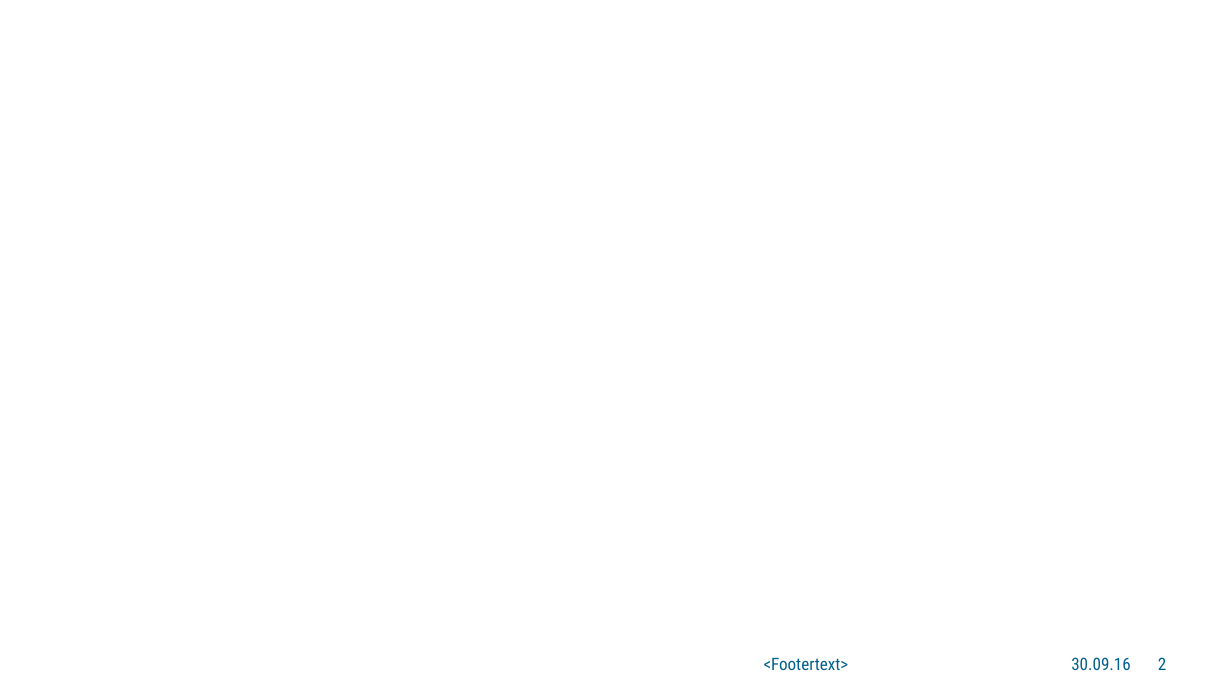
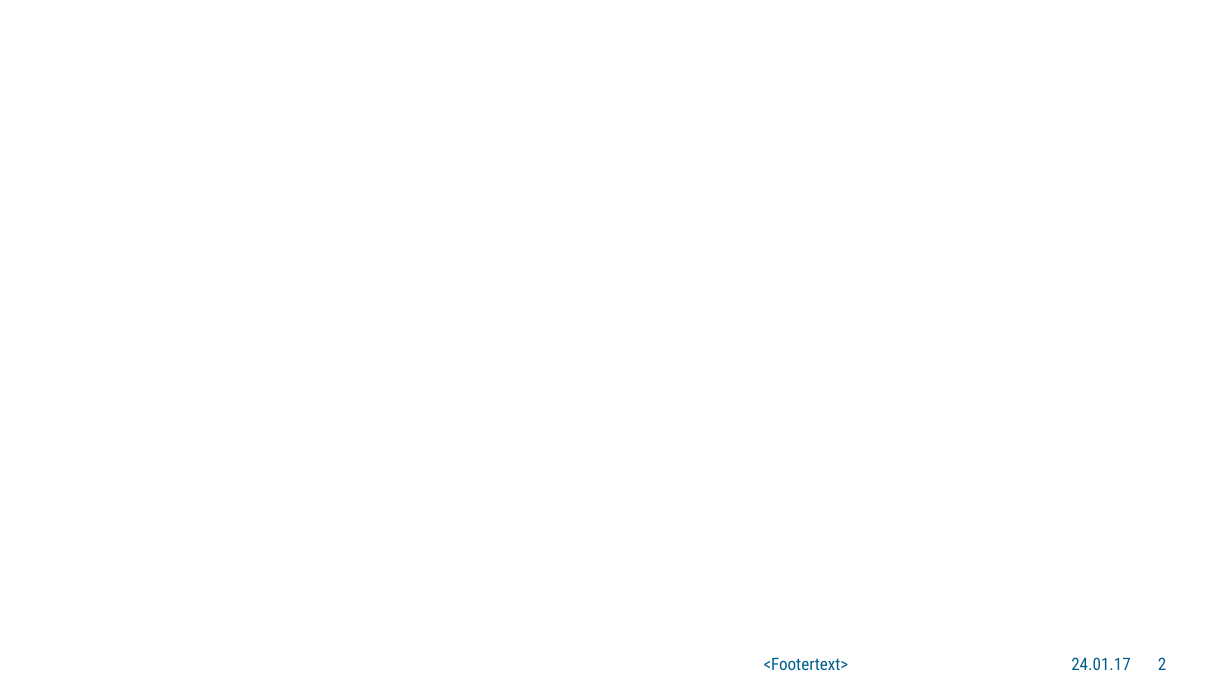
Before and after one commit to TUK-EIT/presentation-eit-powerpoint, a slide deck: slide 2 of Presentation EIT de.pptx. Drawn at 1232x693 pixels with LibreOffice and Linux fonts; fonts in the diff are those of the drawing; background and template pictures are left out. Boxes give left, top, right and bottom in pixels: in the first picture for what was removed or moved away, otherwise in the second. Text is boxed around its words. In the diff, an @@ line names an element or a change of style, - is before the commit and + after.

```diff
--- a/Presentation EIT de.pptx
+++ b/Presentation EIT de.pptx
@@ text at <box>1071,657,1130,670</box>: text changed @@
-30.09.16
+24.01.17
```
Also in this commit, not shown: 1 other slide changed, 1 other file.
